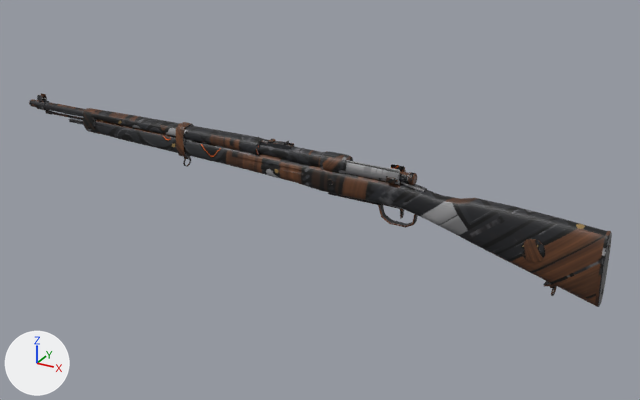
Two versions of the FBX model blender/export/afm41_pathfinder_lod1.fbx, one commit apart.
Before and after are seen from a 50 mm lens placed at (0.622, -1.333, 0.702), pointed at (-0.133, 0.04, 0.016). Lighting does not change. The marker at lower left points along +X, +Y and +Z. The older version comes first.

Before the edit, the objects in view are built like this:
```python
me_m41_lod_1 = bpy.data.meshes.new('M41_LOD_1')
me_m41_lod_1.from_pydata(...)  # 4566 vertices, 7612 faces; spans x -0.832..0.416, y -0.023..0.05, z -0.045..0.14
me_m41_lod_1.materials.append(mat_m41_body_dayz)  # picture img_afm41_body_co_png
ob_m41_lod_1 = bpy.data.objects.new('M41_LOD_1', me_m41_lod_1)
ob_m41_lod_1.location = (0.0, 0.0, 0.0)
```
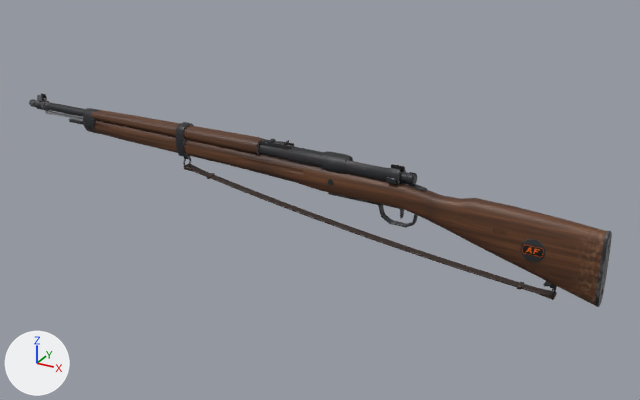
Diff of the bpy script that builds the scene:
```diff
--- a/blender/export/afm41_pathfinder_lod1.fbx.py
+++ b/blender/export/afm41_pathfinder_lod1.fbx.py
@@ me_m41_lod_1 @@
 # used by ob_m41_lod_1; location = (0.0, 0.0, 0.0)
-me_m41_lod_1.from_pydata(...)  # 4566 vertices, 7612 faces; spans x -0.832..0.416, y -0.023..0.05, z -0.045..0.14
+me_m41_lod_1.from_pydata(...)  # 4878 vertices, 8178 faces; spans x -0.832..0.416, y -0.023..0.05, z -0.049..0.14
+# me_m41_lod_1 part 1: a new loose piece of 296 vertices spanning x -0.42..0.341, y -0.008..0.008, z -0.049..0.049, in mat_m41_body_dayz (picture img_afm41_body_co_png)
+# me_m41_lod_1 part 2: 7494 kept faces spanning x -0.832..0.416, y -0.023..0.05, z -0.044..0.14 get new texture (UV) coordinates
+# other edits to the shape of me_m41_lod_1 do not show in these pictures
 me_m41_lod_1.materials.append(mat_m41_body_dayz)
```

Where the change shows, as pixel boxes [x1, y1, x2, y2] in the pictures (640 x 400 px):
part 1 of me_m41_lod_1, added: after [184, 164, 557, 300]
part 2 of me_m41_lod_1, surface changed: [29, 93, 612, 301] in both
